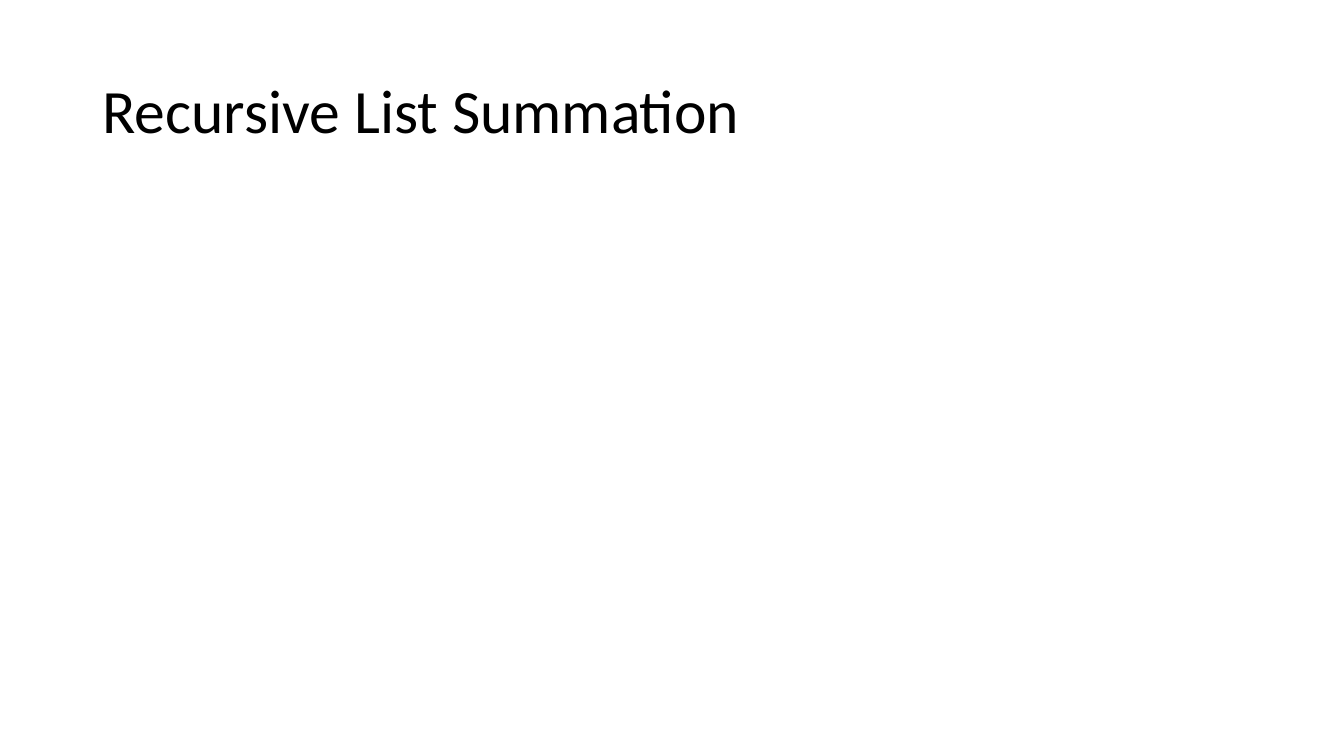
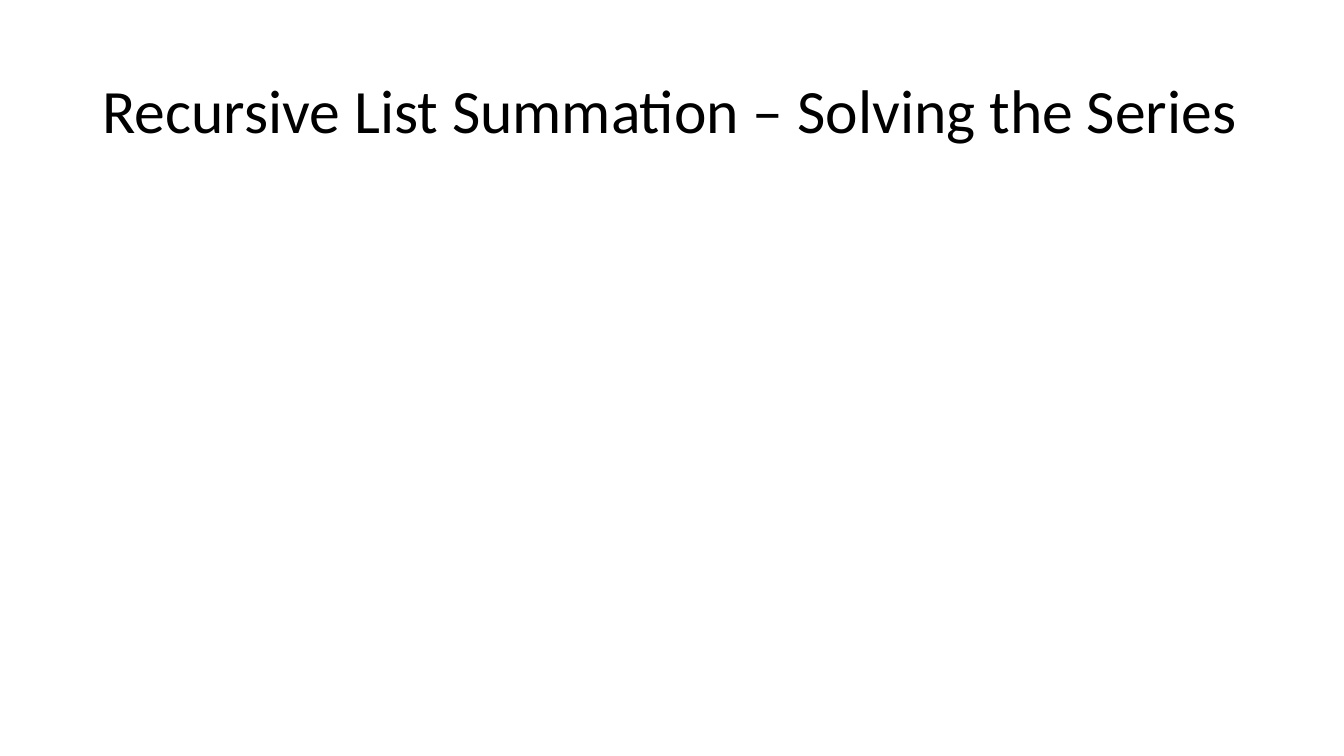
Before and after one commit to natebrunelle/cse332, a slide deck: slide 11 of demo_site/files/slides/lecture6_recurrences_inka.pptx. Drawn at 1344x756 pixels with LibreOffice and Linux fonts; fonts in the diff are those of the drawing; grey boxes stand for pictures. Boxes give left, top, right and bottom in pixels: in the first picture for what was removed or moved away, otherwise in the second. Text is boxed around its words. In the diff, an @@ line names an element or a change of style, - is before the commit and + after.

```diff
--- a/demo_site/files/slides/lecture6_recurrences_inka.pptx
+++ b/demo_site/files/slides/lecture6_recurrences_inka.pptx
@@ title at <box>102,90,1236,144</box>: text changed @@
-Recursive List Summation
+Recursive List Summation – Solving the Series
```
Also in this commit, not shown: 16 other slides changed, 7 other files.
